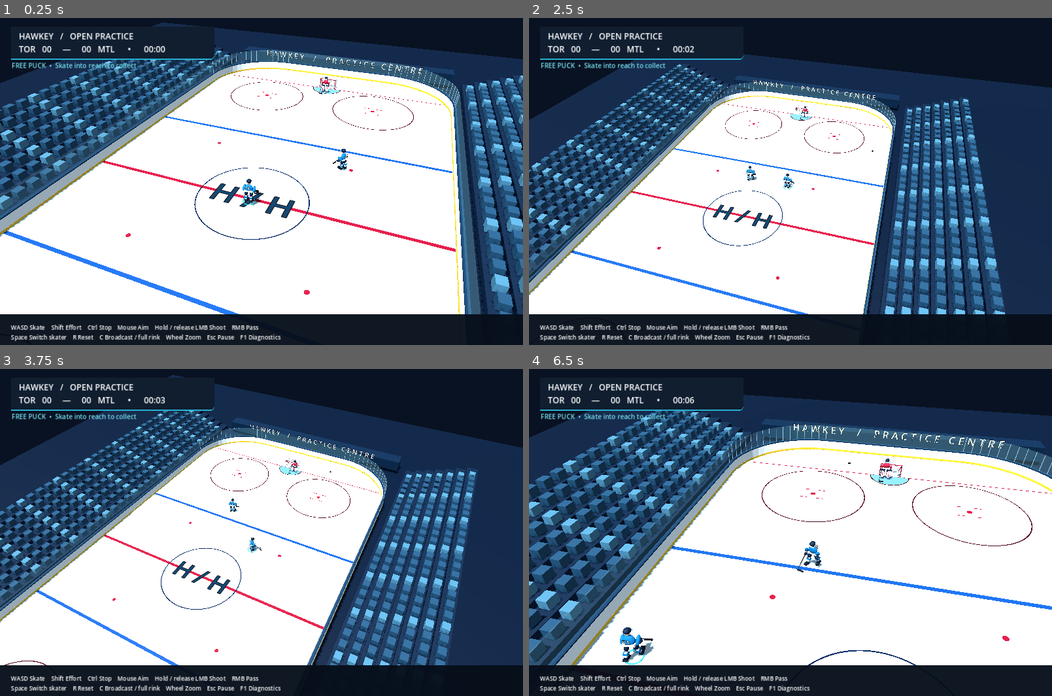
Above: before the commit, frames 1-4 (two rows, left to right).
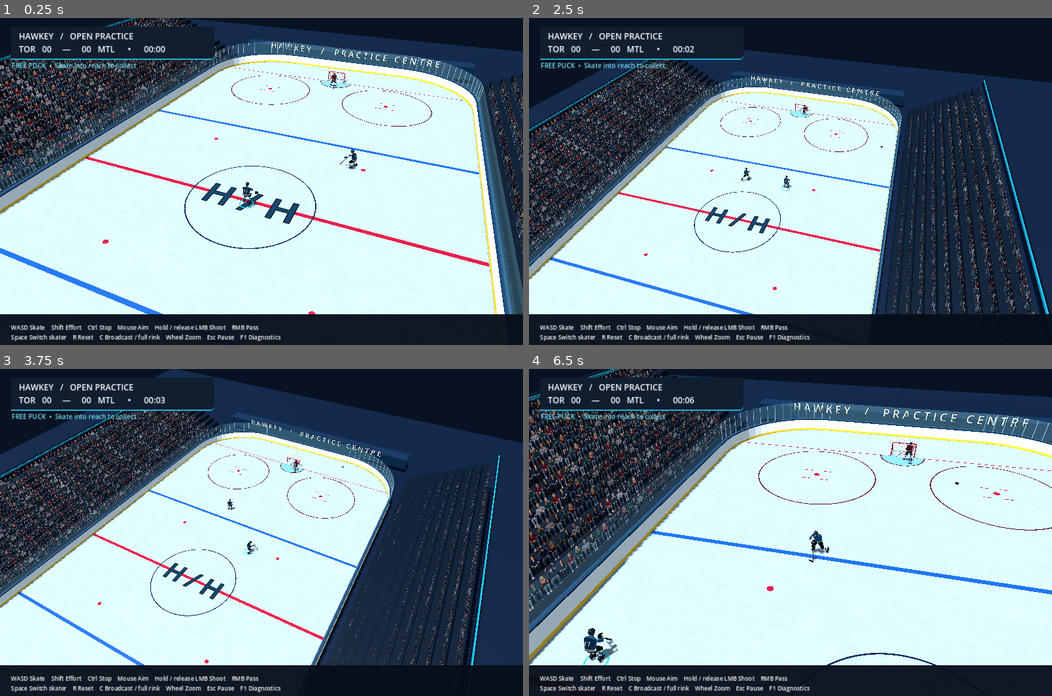
Above: after the commit, the same moments.

Repository: BobbyBaccala/hawkey
Game: Godot game, scene res://main.tscn
Two runs of this game, one before a commit and one after it. Both use one fixed random seed, a clock stepped at 60 frames per second and the inputs below.
Inputs (mouse positions are in pixels of both pictures, inside the frame that each line leads up to):
- Up to frame 1 (0.25 s): no input
- Up to frame 2 (2.5 s): tap Enter at 0.5 s; move the mouse to (905, 165) at 0.52 s; hold D 0.53-1.25 s; hold Ctrl 0.53-1.25 s; click (905, 165) at 0.67 s; tap Space at 0.77 s; tap C at 0.8, 2.3 s; drag from (685, 197) to (764, 246) at 1.27 s; move the mouse to (842, 109) at 2.02 s; hold D from 2.03 s (still down); hold Ctrl from 2.03 s (still down)
- Up to frame 3 (3.75 s): release D at 2.75 s; release Ctrl at 2.75 s; drag from (235, 597) to (104, 483) at 2.77 s; move the mouse to (418, 581) at 3.52 s; hold A from 3.53 s (still down); tap C at 3.6 s
- Up to frame 4 (6.5 s): tap Space at 3.77 s; release A at 4.25 s; drag from (633, 483) to (712, 450) at 4.27 s; move the mouse to (816, 532) at 5.02 s; hold S 5.03-5.75 s; tap 2 at 5.1 s; click (816, 532) at 5.17 s; tap C at 5.3 s; drag from (712, 450) to (685, 548) at 5.77 s

The runs differ from the first frame. In frame 1, 72% of the frame differs, in the area x 0-100%, y 0-91%; in frame 2, 57%; in frame 3, 57%; in frame 4, 74%.

Commit message:
Add CC0 skinned players, lateral skating poses and generated crowd and ice assets

Diff:
--- /dev/null
+++ b/assets/uniform.gdshader
@@ -0,0 +1,31 @@
+shader_type spatial;
+render_mode cull_disabled;
+uniform vec4 team_color : source_color = vec4(0.06,0.23,0.36,1.0);
+varying float region;
+varying float rest_height;
+varying float rest_x;
+void vertex() {
+	rest_x = VERTEX.x;
+	region = COLOR.r * 8.0;
+	rest_height = COLOR.g * 2.0;
+}
+void fragment() {
+	if(region>0.5 && region<1.5 && abs(rest_x)<0.28 && rest_height>0.98 && rest_height<1.5) discard;
+	vec3 navy = vec3(0.018,0.032,0.052);
+	vec3 white = vec3(0.62,0.68,0.72);
+	vec3 color = vec3(0.34,0.22,0.16);
+	if (region > 0.5 && region < 1.5) {
+		color = team_color.rgb;
+		if (rest_height < 1.09) color = white;
+	} else if (region > 1.5 && region < 2.5) {
+		color = navy;
+	} else if (region > 2.5 && region < 3.5) {
+		color = white;
+		if (rest_height > 0.32 && rest_height < 0.41) color = team_color.rgb;
+	} else if (region > 3.5) {
+		color = navy;
+	}
+	ALBEDO = color;
+	ROUGHNESS = region < 0.5 ? 0.7 : 0.85;
+	SPECULAR = 0.22;
+}
--- a/scripts/arena.gd
+++ b/scripts/arena.gd
@@ -150,10 +150,12 @@
 	texture.as_normal_map = true
 	texture.bump_strength = 0.15
 	var ice_material := mat(Color("#afc0cc"), 0.38)
+	ice_material.albedo_texture = preload("res://assets/ice-surface-v1.png")
+	ice_material.albedo_color = Color("#9badb9")
 	ice_material.normal_enabled = true
 	ice_material.normal_texture = texture
 	ice_material.normal_scale = 0.12
-	ice_material.uv1_scale = Vector3(8, 16, 1)
+	ice_material.uv1_scale = Vector3(3, 6, 1)
 	ice.material_override = ice_material
 	# Rounded perimeter: half width 15, half length 30, 8 metre corners.
 	var points: Array[Vector3] = []
@@ -175,6 +177,12 @@
 	surface.surface_end()
 	var surface_instance := MeshInstance3D.new()
 	surface_instance.mesh = surface
+	var ice_shader := Shader.new()
+	ice_shader.code = "shader_type spatial; render_mode cull_disabled; uniform sampler2D ice_tex:source_color,repeat_enable,filter_linear_mipmap; void fragment(){vec3 tex=texture(ice_tex,UV*vec2(3.0,6.0)).rgb;float grain=dot(tex,vec3(0.3,0.59,0.11));ALBEDO=vec3(0.50,0.55,0.58)+(grain-0.4)*0.16;ROUGHNESS=0.34;SPECULAR=0.55;}"
+	var ice_shader_material := ShaderMaterial.new()
+	ice_shader_material.shader = ice_shader
+	ice_shader_material.set_shader_parameter("ice_tex",preload("res://assets/ice-surface-v1.png"))
+	surface_instance.material_override = ice_shader_material
 	add_child(surface_instance)
 	for i in range(points.size()):
 		board_segment(points[i], points[(i + 1) % points.size()])
@@ -222,13 +230,13 @@
 	logo.rotation_degrees.x = -90
 	logo.position = Vector3(0, 0.022, 0)
 	add_child(logo)
-	# Stepped seating and repeated seats establish arena scale.
+	# Occupied seating bowl: dark structural steps behind photographic crowd cards.
 	for side in [-1.0,1.0]:
-		for row in range(7):
-			block(self, Vector3(1.4,0.5 + row * 0.48,65), Vector3(side * (17 + row * 1.3),row * 0.24,0), Color("#17283d"))
-			for seat in range(45):
-				var z := -30 + seat * 1.36
-				block(self, Vector3(0.7,0.65,0.8), Vector3(side * (17 + row * 1.3),0.6 + row * 0.48,z), Color("#284961") if seat % 4 else Color("#49758c"))
+		for row in range(10):
+			block(self, Vector3(1.0,0.45 + row * 0.5,61),Vector3(side * (16.5 + row * 0.9),row * 0.25,0),Color("#0f1a27"))
+		block(self,Vector3(0.2,1.2,64),Vector3(side * 25.6,5.5,0),Color("#101c2c"))
+		block(self,Vector3(0.1,0.20,62),Vector3(side * 25.4,5.9,0),Color("#1d7d99"))
+	add_child(preload("res://scripts/crowd.gd").new())
 	for side in [-1.0,1.0]:
 		block(self, Vector3(30,1.5,2), Vector3(0,0.75,side * 33), Color("#152a40"))
 		var banner := Label3D.new()
--- /dev/null
+++ b/scripts/crowd.gd
@@ -0,0 +1,33 @@
+extends Node3D
+## Photographic AI-generated people on fixed seating cards (not 3D spectators).
+const IMAGE = preload("res://assets/crowd-spectators-v1.png")
+var people_estimate := 0
+
+func _ready() -> void:
+	var rng := RandomNumberGenerator.new()
+	rng.seed = 17031
+	for side in [-1.0,1.0]:
+		for row in range(10):
+			for section in range(12):
+				var card := MeshInstance3D.new()
+				var quad := QuadMesh.new()
+				quad.size = Vector2(4.5,1.5)
+				card.mesh = quad
+				var m := StandardMaterial3D.new()
+				m.albedo_texture = IMAGE
+				var brightness := rng.randf_range(0.50,0.8)
+				m.albedo_color = Color(brightness,brightness,brightness)
+				m.transparency = BaseMaterial3D.TRANSPARENCY_ALPHA_SCISSOR
+				m.alpha_scissor_threshold = 0.4
+				m.cull_mode = BaseMaterial3D.CULL_DISABLED
+				m.roughness = 1
+				# Baked photographic lighting avoids washed-out faces.
+				m.shading_mode = BaseMaterial3D.SHADING_MODE_UNSHADED
+				m.texture_filter = BaseMaterial3D.TEXTURE_FILTER_LINEAR_WITH_MIPMAPS
+				card.material_override = m
+				card.cast_shadow = GeometryInstance3D.SHADOW_CASTING_SETTING_OFF
+				card.position = Vector3(side * (16.5 + row * 0.9),1.0 + row * 0.5,-25 + section * 4.5)
+				card.rotation.y = -side * PI / 2
+				card.scale.x = -1 if rng.randf() > 0.5 else 1
+				add_child(card)
+				people_estimate += 8
--- a/scripts/lab.gd
+++ b/scripts/lab.gd
@@ -28,7 +28,7 @@
 var debug := false
 var paused := false
 var rating := 85.0
-var zoom := 1.0
+var zoom := 0.8
 var wide_camera := false
 var goal_timer := 0.0
 var elapsed := 0.0
@@ -149,6 +149,8 @@
 	add_child(audio)
 	reset_puck()
 	# Screenshot automation is opt-in and only runs in a real rendering session.
+	if "--portrait" in OS.get_cmdline_user_args():
+		zoom = 0.25
 	if "--wide" in OS.get_cmdline_user_args():
 		wide_camera = true
 	if "--capture" in OS.get_cmdline_user_args():
@@ -319,7 +321,7 @@
 	var target_rotation := atan2(-aim.x,-aim.z)
 	var old_rotation := player_visual.rotation.y
 	player_visual.rotation.y = rotate_toward(old_rotation,target_rotation,7.5 * delta)
-	player_visual.animate(velocity.length(),delta,angle_difference(old_rotation,target_rotation) * velocity.length() * 0.02)
+	player_visual.animate(velocity.length(),delta,angle_difference(old_rotation,target_rotation) * velocity.length() * 0.02,intent.length_squared()>0.01,Input.is_physical_key_pressed(KEY_CTRL))
 	if Input.is_mouse_button_pressed(MOUSE_BUTTON_LEFT):
 		charge = minf(1,charge + delta * 1.3)
 	# Stable critically damped stick spring with speed and reach limits.
@@ -376,7 +378,7 @@
 	teammate.move_and_slide()
 	if dir.length() > 0.4:
 		teammate_visual.rotation.y = rotate_toward(teammate_visual.rotation.y,atan2(-dir.x,-dir.z),5 * delta)
-	teammate_visual.animate(teammate.velocity.length(),delta)
+	teammate_visual.animate(teammate.velocity.length(),delta,0,dir.length()>0.4)
 	if cooldown <= 0 and teammate.position.distance_to(puck.position) < 1.2 and not pickup_owner:
 		# Catch softly, rather than automatically firing the puck back.
 		puck.linear_velocity *= 0.35
--- a/scripts/skater_visual.gd
+++ b/scripts/skater_visual.gd
@@ -1,90 +1,249 @@
 extends Node3D
+## CC0 skinned human foundation, original kit and procedural two-bone hockey posing.
+const Human = preload("res://assets/player-base-v1.glb")
+const Uniform = preload("res://assets/uniform.gdshader")
 const Arena = preload("res://scripts/arena.gd")
 var kit := Color("#116c9e")
 var number := "17"
 var goalie := false
-var legs: Array[Node3D] = []
 var phase := 0.0
-var torso: Node3D
 var rig: Node3D
-var stick: Node3D
-
-func part(size: Vector3, pos: Vector3, color: Color, parent: Node3D = null) -> MeshInstance3D:
-	var target := parent if parent != null else rig
+var skeleton: Skeleton3D
+var rest: Dictionary = {}
+var feet: Array[Vector3] = [Vector3.ZERO,Vector3.ZERO]
+var skates: Array[Node3D] = []
+var helmet: Node3D
+var shirt: Node3D
+var sticks: Node3D
+var pads: Array[Node3D] = []
+var push_blend := 0.0
+var posed_head := Vector3.ZERO
+var bend := Basis.IDENTITY
+
+func material(color: Color, roughness: float = 0.7) -> StandardMaterial3D:
+	var m := StandardMaterial3D.new()
+	m.albedo_color = color
+	m.roughness = roughness
+	m.cull_mode = BaseMaterial3D.CULL_DISABLED
+	return m
+
+func ellipsoid(parent: Node3D, size: Vector3, position_: Vector3, color: Color) -> MeshInstance3D:
 	var instance := MeshInstance3D.new()
-	var mesh: Mesh
-	if size.y > 0.25 or (size.y > 0.15 and size.z < 0.4):
-		var sphere := SphereMesh.new()
-		sphere.radius = 0.5
-		sphere.height = 1.0
-		sphere.radial_segments = 20
-		sphere.rings = 12
-		mesh = sphere
-		instance.scale = size
-	else:
-		var box := BoxMesh.new()
-		box.size = size
-		mesh = box
-	instance.mesh = mesh
-	var material := StandardMaterial3D.new()
-	material.albedo_color = color
-	material.roughness = 0.65
-	instance.material_override = material
-	instance.position = pos
-	target.add_child(instance)
+	var sphere := SphereMesh.new()
+	sphere.radius = 0.5
+	sphere.height = 1
+	sphere.radial_segments = 24
+	sphere.rings = 12
+	instance.mesh = sphere
+	instance.material_override = material(color)
+	instance.scale = size
+	instance.position = position_
+	parent.add_child(instance)
 	return instance
+
+func block(parent: Node3D, size: Vector3, position_: Vector3, color: Color) -> MeshInstance3D:
+	var helper := Arena.new()
+	var result := helper.block(parent,size,position_,color)
+	helper.free()
+	return result
+
+func segment(parent: Node3D, a: Vector3, b: Vector3, radius: float, color: Color) -> void:
+	var helper := Arena.new()
+	helper.tube(parent,a,b,radius,color)
+	helper.free()
 
 func _ready() -> void:
 	rig = Node3D.new()
+	rig.rotation.y = PI # Imported human faces +Z; game-facing direction is -Z.
 	add_child(rig)
-	torso = Node3D.new()
-	rig.add_child(torso)
-	torso.position.y = 1.12
-	torso.rotation.x = -0.22
-	part(Vector3(0.64,0.64,0.36), Vector3(0,0.14,0), kit, torso)
-	part(Vector3(0.67,0.12,0.38), Vector3(0,-0.07,0), Color("#edf2f7"), torso)
-	part(Vector3(0.18,0.2,0.19), Vector3(0,0.53,0), Color("#b9977e"), torso)
-	part(Vector3(0.36,0.32,0.42), Vector3(0,0.72,0.02), Color("#12263b"), torso)
-	part(Vector3(0.44,0.19,0.035), Vector3(0,0.65,-0.20), Color("#bbd5e2"), torso)
+	var human := Human.instantiate()
+	rig.add_child(human)
+	skeleton = human.find_child("Skeleton3D",true,false)
+	for i in range(skeleton.get_bone_count()):
+		rest[skeleton.get_bone_name(i)] = skeleton.get_bone_global_rest(i)
+	var uniform := ShaderMaterial.new()
+	uniform.shader = Uniform
+	uniform.set_shader_parameter("team_color",kit.darkened(0.35))
+	for child in skeleton.get_children():
+		if child is MeshInstance3D:
+			child.material_override = uniform
+	helmet = Node3D.new()
+	rig.add_child(helmet)
+	build_helmet()
+	shirt = Node3D.new()
+	rig.add_child(shirt)
+	build_jersey()
+	sticks = Node3D.new()
+	rig.add_child(sticks)
+	segment(sticks,Vector3(-0.06,1.0,0.45),Vector3(0.28,0.10,1.05),0.016,Color("#171f28"))
+	block(sticks,Vector3(0.28,0.055,0.045),Vector3(0.16,0.085,1.05),Color("#151c23"))
+	# Tape at the top hand and blade.
+	segment(sticks,Vector3(-0.06,1.0,0.45),Vector3(-0.025,0.91,0.51),0.019,Color("#cad2d7"))
 	for side in [-1.0,1.0]:
-		var leg := Node3D.new()
-		leg.position = Vector3(side * 0.2,0.95,0)
-		rig.add_child(leg)
-		legs.append(leg)
-		part(Vector3(0.26,0.4,0.3), Vector3(0,-0.18,0), Color("#14283e"), leg)
-		part(Vector3(0.22,0.39,0.24), Vector3(0,-0.55,0.06), WHITE(), leg)
-		part(Vector3(0.24,0.10,0.26), Vector3(0,-0.48,0.06), kit, leg)
-		part(Vector3(0.2,0.14,0.43), Vector3(0,-0.83,-0.04), Color("#182735"), leg)
-		part(Vector3(0.035,0.055,0.44), Vector3(0,-0.92,-0.04), Color("#a4bbc9"), leg)
-		var arm := part(Vector3(0.22,0.52,0.24), Vector3(side * 0.4,0.08,-0.12), kit, torso)
-		arm.rotation.x = -0.6
-		part(Vector3(0.23,0.18,0.25), Vector3(side * 0.4,-0.13,-0.28), Color("#12263b"), torso)
+		var skate := Node3D.new()
+		rig.add_child(skate)
+		build_skate(skate)
+		skates.append(skate)
 		if goalie:
-			part(Vector3(0.38,0.76,0.26), Vector3(side * 0.28,0.44,-0.22), WHITE())
-			part(Vector3(0.07,0.72,0.28), Vector3(side * 0.28,0.44,-0.23), kit)
-	stick = Node3D.new()
-	rig.add_child(stick)
-	var helper := Arena.new()
-	helper.tube(stick, Vector3(0.36,1.08,-0.32), Vector3(0.52,0.08,-1.04),0.025,Color("#252e38"))
-	part(Vector3(0.45,0.075,0.09),Vector3(0.32,0.08,-1.04),Color("#1c232b"),stick)
-	helper.free()
-	var jersey := Label3D.new()
-	jersey.text = number
-	jersey.font_size = 52
-	jersey.pixel_size = 0.007
-	jersey.position = Vector3(0,1.4,0.22)
-	jersey.rotation.y = PI
-	jersey.modulate = WHITE()
-	rig.add_child(jersey)
-
-func WHITE() -> Color:
-	return Color("#edf4f8")
-
-func animate(speed: float, delta: float, turn: float = 0) -> void:
-	phase += delta * (3.0 + speed * 1.5)
-	var stride := clampf(speed / 7,0,1)
-	for i in range(legs.size()):
-		legs[i].rotation.x = sin(phase + i * PI) * 0.45 * stride
-		legs[i].rotation.z = sin(phase + i * PI) * 0.18 * stride
-	rig.rotation.z = lerpf(rig.rotation.z, clampf(turn,-0.15,0.15), delta * 8)
-	torso.position.y = 1.12 + absf(sin(phase)) * stride * 0.025
+			var pad := Node3D.new()
+			rig.add_child(pad)
+			build_pad(pad)
+			pads.append(pad)
+	pose(0,0)
+
+func build_skate(parent: Node3D) -> void:
+	ellipsoid(parent,Vector3(0.14,0.23,0.23),Vector3(0,0.10,0.02),Color("#18212a"))
+	ellipsoid(parent,Vector3(0.14,0.13,0.32),Vector3(0,0.03,0.08),Color("#111923"))
+	for side in [-1.0,1.0]:
+		segment(parent,Vector3(side * 0.045,-0.015,-0.06),Vector3(side * 0.045,-0.015,0.19),0.012,Color("#c0cbd0"))
+	block(parent,Vector3(0.014,0.035,0.32),Vector3(0,-0.045,0.065),Color("#91a5b2"))
+	for i in range(5):
+		var z := float(i) * 0.028
+		segment(parent,Vector3(-0.035,0.13-z*0.3,z),Vector3(0.035,0.13-z*0.3,z+0.018),0.005,Color("#aab5bd"))
+
+func build_pad(parent: Node3D) -> void:
+	for i in range(3):
+		ellipsoid(parent,Vector3(0.09,0.66,0.15),Vector3((i-1)*0.09,0.3,0.12),Color("#bfcbd2"))
+	for y in [0.1,0.3,0.5]:
+		block(parent,Vector3(0.27,0.018,0.012),Vector3(0,y,0.195),kit.darkened(0.4))
+
+func build_helmet() -> void:
+	var mesh := ImmediateMesh.new()
+	mesh.surface_begin(Mesh.PRIMITIVE_TRIANGLES,material(Color("#132434"),0.27))
+	for row in range(10):
+		for column in range(32):
+			var vertices: Array[Vector3] = []
+			for ij in [Vector2(row,column),Vector2(row+1,column),Vector2(row+1,column+1),Vector2(row,column),Vector2(row+1,column+1),Vector2(row,column+1)]:
+				var a: float = ij.x / 10 * PI * 0.59
+				var b: float = ij.y / 32 * TAU
+				var normal := Vector3(sin(a)*cos(b),cos(a),sin(a)*sin(b))
+				mesh.surface_set_normal(normal)
+				mesh.surface_add_vertex(Vector3(normal.x*0.115,normal.y*0.13,normal.z*0.135))
+	mesh.surface_end()
+	var shell := MeshInstance3D.new()
+	shell.mesh = mesh
+	helmet.add_child(shell)
+	var visor := block(helmet,Vector3(0.19,0.065,0.018),Vector3(0,-0.018,0.128),Color("#91b9c7"))
+	var glass := material(Color(0.55,0.75,0.82,0.25),0.15)
+	glass.transparency = BaseMaterial3D.TRANSPARENCY_ALPHA
+	visor.material_override = glass
+	for x in [-0.055,0.0,0.055]:
+		block(helmet,Vector3(0.018,0.008,0.065),Vector3(x,0.123,-0.02),Color("#050d16"))
+	segment(helmet,Vector3(-0.09,-0.02,0.03),Vector3(0,-0.13,0.1),0.009,Color("#adb9c4"))
+	segment(helmet,Vector3(0.09,-0.02,0.03),Vector3(0,-0.13,0.1),0.009,Color("#adb9c4"))
+
+func build_jersey() -> void:
+	var mesh := ImmediateMesh.new()
+	var sections := [Vector3(0.24,0.98,0.16),Vector3(0.22,1.10,0.155),Vector3(0.25,1.31,0.17),Vector3(0.27,1.44,0.14),Vector3(0.11,1.50,0.09)]
+	mesh.surface_begin(Mesh.PRIMITIVE_TRIANGLES)
+	for row in range(sections.size()-1):
+		for column in range(32):
+			for ij in [Vector2(row,column),Vector2(row+1,column),Vector2(row+1,column+1),Vector2(row,column),Vector2(row+1,column+1),Vector2(row,column+1)]:
+				var section: Vector3 = sections[int(ij.x)]
+				var a: float = ij.y / 32 * TAU
+				var normal := Vector3(cos(a),0,sin(a))
+				mesh.surface_set_normal(normal)
+				mesh.surface_set_uv(Vector2(ij.y/32,section.y))
+				mesh.surface_add_vertex(Vector3(section.x*cos(a),section.y,section.z*sin(a)-0.02))
+	mesh.surface_end()
+	var instance := MeshInstance3D.new()
+	instance.mesh = mesh
+	var shader := Shader.new()
+	shader.code = "shader_type spatial; render_mode cull_disabled; uniform vec4 kit:source_color; void fragment(){float stripe=step(UV.y,1.075);float weave=sin(UV.x*1800.0)*sin(UV.y*1800.0)*0.015;ALBEDO=mix(kit.rgb,vec3(0.68),stripe)+weave;ROUGHNESS=0.86;SPECULAR=0.18;}"
+	var m := ShaderMaterial.new()
+	m.shader = shader
+	m.set_shader_parameter("kit",kit.darkened(0.35))
+	instance.material_override = m
+	shirt.add_child(instance)
+	var jersey_number := Label3D.new()
+	jersey_number.text = number
+	jersey_number.font_size = 64
+	jersey_number.pixel_size = 0.004
+	jersey_number.position = Vector3(0,1.31,-0.195)
+	jersey_number.rotation.y = PI
+	jersey_number.modulate = Color("#d0dbe2")
+	shirt.add_child(jersey_number)
+
+func override_pose(name: String, transform_: Transform3D) -> void:
+	var bone := skeleton.find_bone(name)
+	if bone >= 0:
+		skeleton.set_bone_global_pose_override(bone,transform_,1.0,true)
+
+func align_bone(name: String, end_name: String, start: Vector3, end_: Vector3) -> void:
+	var original: Transform3D = rest[name]
+	var original_end: Transform3D = rest[end_name]
+	var old_direction := (original_end.origin-original.origin).normalized()
+	var new_direction := (end_-start).normalized()
+	var rotation := Basis(Quaternion(old_direction,new_direction))
+	override_pose(name,Transform3D(rotation * original.basis,start))
+
+func knee_position(hip: Vector3, ankle: Vector3, pole: Vector3, upper: float, lower: float) -> Vector3:
+	var axis := ankle-hip
+	var distance_ := clampf(axis.length(),0.1,upper+lower-0.005)
+	axis = axis.normalized()
+	var along := (upper*upper-lower*lower+distance_*distance_)/(2*distance_)
+	var height := sqrt(maxf(0,upper*upper-along*along))
+	var perpendicular := (pole-axis*pole.dot(axis)).normalized()
+	return hip+axis*along+perpendicular*height
+
+func pose(speed: float, turn: float) -> void:
+	skeleton.clear_bones_global_pose_override()
+	var root_rest: Transform3D = rest["root"]
+	var drop := Vector3(0,-0.18,0.01)
+	var root_pose := root_rest
+	root_pose.origin += drop
+	override_pose("root",root_pose)
+	bend = Basis(Vector3.RIGHT,0.30 + minf(speed/40,0.17))
+	var pivot := root_rest.origin
+	var spine: Transform3D = rest["spine05"]
+	var spine_pose := Transform3D(bend * spine.basis,pivot + drop + bend * (spine.origin-pivot))
+	override_pose("spine05",spine_pose)
+	shirt.transform = Transform3D(bend,pivot+drop-bend*pivot)
+	var head: Transform3D = rest["head"]
+	posed_head = pivot+drop+bend*(head.origin-pivot)
+	var head_pose := head
+	head_pose.origin = posed_head
+	override_pose("head",head_pose)
+	helmet.position = posed_head+Vector3(0,0.095,0.015)
+	for i in range(2):
+		var side := 1.0 if i==0 else -1.0
+		var suffix := ".L" if i==0 else ".R"
+		var cycle := fposmod(phase+float(i)*PI,TAU)/TAU
+		var push := smoothstep(0,0.55,cycle) if cycle < 0.55 else 1-smoothstep(0.55,1,cycle)
+		var lift := sin((cycle-0.55)/0.45*PI)*0.045 if cycle > 0.55 else 0.0
+		var ankle := Vector3(side*(0.20+push*0.34*push_blend),0.115+lift*push_blend,0.06-push*0.30*push_blend)
+		if goalie: ankle = Vector3(side*0.29,0.115,0.05)
+		feet[i] = ankle
+		var hip: Vector3 = rest["upperleg01"+suffix].origin+drop
+		var knee := knee_position(hip,ankle,Vector3(0,0,1),0.44,0.45)
+		align_bone("upperleg01"+suffix,"lowerleg01"+suffix,hip,knee)
+		align_bone("lowerleg01"+suffix,"foot"+suffix,knee,ankle)
+		var foot_pose: Transform3D = rest["foot"+suffix]
+		foot_pose.origin = ankle
+		foot_pose.basis = Basis(Vector3.UP,side*push*0.23*push_blend)*foot_pose.basis
+		override_pose("foot"+suffix,foot_pose)
+		skates[i].position = ankle
+		skates[i].rotation.y = side*push*0.23*push_blend
+		if goalie: pads[i].position = Vector3(ankle.x,0,ankle.z)
+		# Elbows and wrists stay on a two-hand stick posture, never running arm swings.
+		var shoulder_original: Transform3D = rest["upperarm01"+suffix]
+		var shoulder := pivot+drop+bend*(shoulder_original.origin-pivot)
+		var wrist := Vector3(0.10,0.83,0.67) if i==0 else Vector3(-0.06,1.0,0.45)
+		var pole := Vector3(side,0,-0.3)
+		var elbow := knee_position(shoulder,wrist,pole,0.28,0.29)
+		align_bone("upperarm01"+suffix,"lowerarm01"+suffix,shoulder,elbow)
+		align_bone("lowerarm01"+suffix,"wrist"+suffix,elbow,wrist)
+		var wrist_pose: Transform3D = rest["wrist"+suffix]
+		wrist_pose.origin = wrist
+		override_pose("wrist"+suffix,wrist_pose)
+	rig.rotation.z = clampf(turn,-0.13,0.13)
+
+func animate(speed: float, delta: float, turn: float = 0, pushing: bool = true, braking: bool = false) -> void:
+	var target := clampf(speed/5.0,0,1) if pushing and not braking and not goalie else 0.0
+	push_blend = move_toward(push_blend,target,delta*4)
+	if push_blend > 0.01:
+		phase += delta * TAU * lerpf(0.7,1.25,clampf(speed/10,0,1))
+	pose(speed,turn)
+	if braking:
+		skates[0].rotation.y = 0.7
+		skates[1].rotation.y = 0.7
--- /dev/null
+++ b/tests/test_animation.gd
@@ -0,0 +1,29 @@
+extends SceneTree
+var failures := 0
+func check(ok: bool, message: String) -> void:
+	if not ok:
+		push_error(message)
+		failures += 1
+func _initialize() -> void:
+	call_deferred("run")
+func run() -> void:
+	var skater = load("res://scripts/skater_visual.gd").new()
+	root.add_child(skater)
+	await process_frame
+	check(skater.skeleton.get_bone_count() == 163,"Human skeleton must import")
+	for i in range(360):
+		skater.animate(8,1.0/120,0,true,false)
+		for foot in skater.feet:
+			check(foot.y >= 0.11 and foot.y < 0.17,"Skate recovery must stay low over ice")
+	check(skater.push_blend > 0.9,"Pushing must activate lateral stride")
+	for i in range(180):
+		skater.animate(8,1.0/120,0,false,false)
+	check(skater.push_blend < 0.01,"Coasting must blend to glide instead of running")
+	var phase = skater.phase
+	skater.animate(8,0.1,0,false,false)
+	check(is_equal_approx(phase,skater.phase),"Gliding must stop the push cycle")
+	check(skater.posed_head.y < 1.6,"Hockey stance must lower head from upright rest height")
+	skater.queue_free()
+	await process_frame
+	print("Animation integration failures: ",failures)
+	quit(failures)
Binary file added: assets/crowd-spectators-v1.png
Not shown, added: assets/crowd-spectators-v1.png.import
Binary file added: assets/ice-surface-v1.png
Not shown, added: assets/ice-surface-v1.png.import
Binary file added: assets/player-base-v1.glb
Not shown, added: assets/player-base-v1.glb.import
Not shown, added: assets/uniform.gdshader.uid
Binary file added: docs/screenshots/gameplay-v03.png
Not shown, added: scripts/crowd.gd.uid
Not shown, added: tests/test_controls.gd.uid
Not shown, changed: README.md
Not shown, added: docs/ASSETS.md
(and 2 more such lines)
